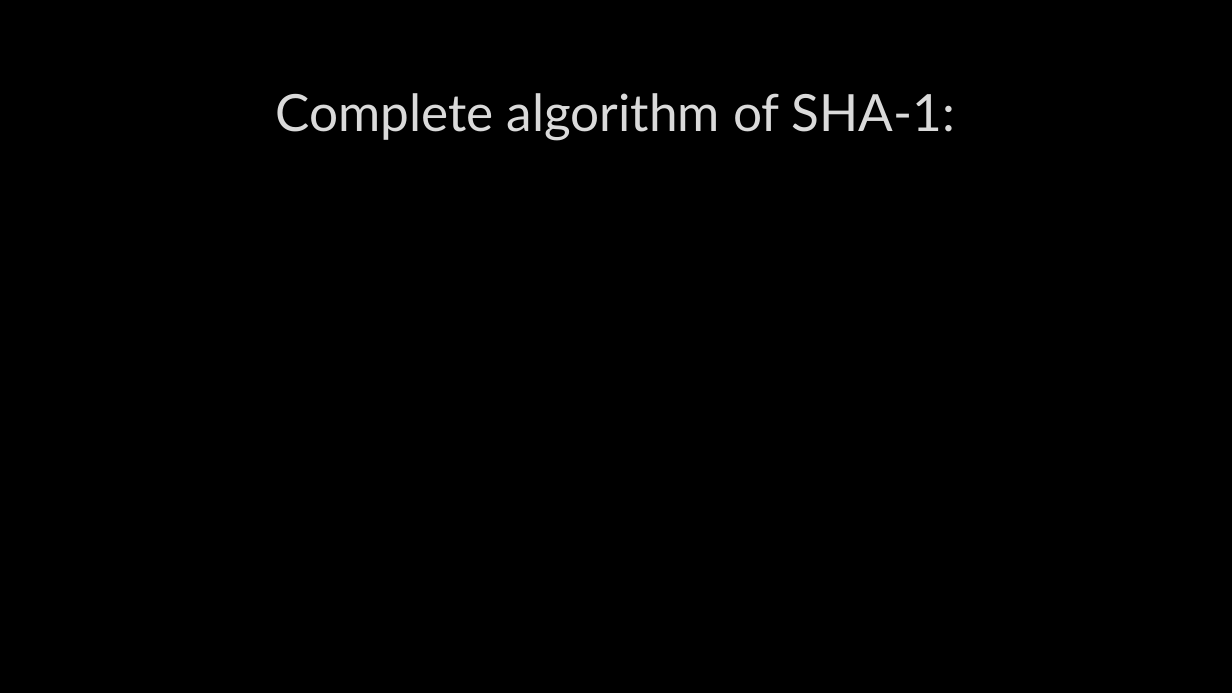
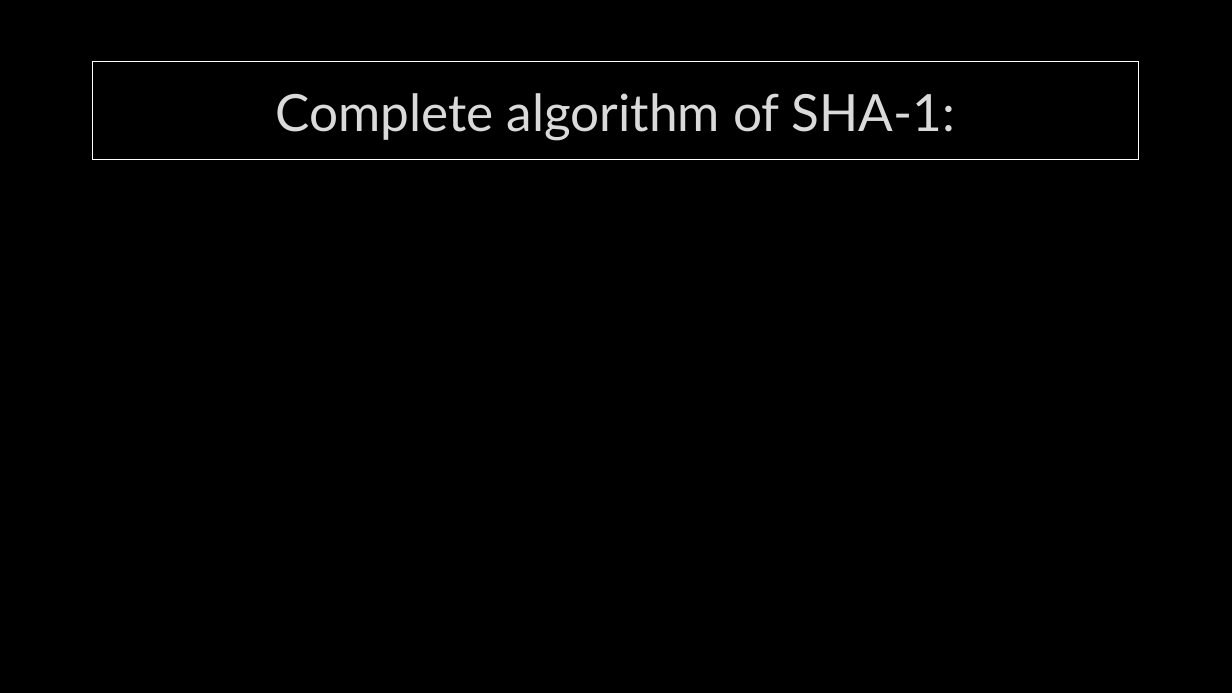
Before and after one commit to MohamedEmary/graduation-project, a slide deck: slide 29 of tasks/week-01/hashing.pptx. Drawn at 1232x693 pixels with LibreOffice and Linux fonts; fonts in the diff are those of the drawing; grey boxes stand for pictures; background and template pictures are left out. Boxes give left, top, right and bottom in pixels: in the first picture for what was removed or moved away, otherwise in the second. Text is boxed around its words. In the diff, an @@ line names an element or a change of style, - is before the commit and + after.

```diff
--- a/tasks/week-01/hashing.pptx
+++ b/tasks/week-01/hashing.pptx
@@ title "Complete algorithm of SHA-1:": place and size @@
-title "Complete algorithm of SHA-1:" at (276,93,955,140)
+title "Complete algorithm of SHA-1:" at (92,62,1139,160)
@@ title "Complete algorithm of SHA-1:" at (92,62,1139,160): outline none to #FFFFFF 0.75 pt; shadow on @@
```
Also in this commit, not shown: 30 other slides changed.
